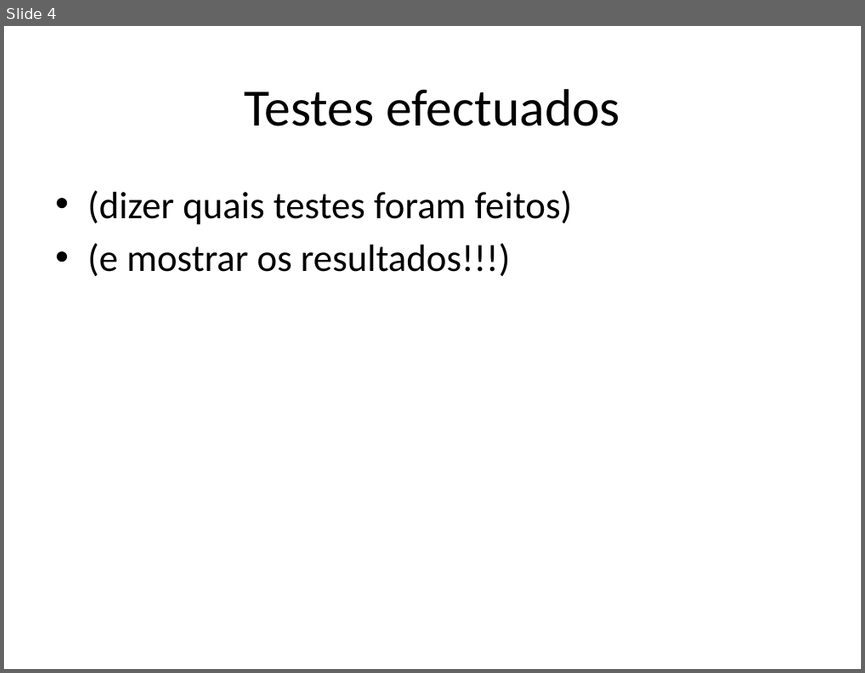
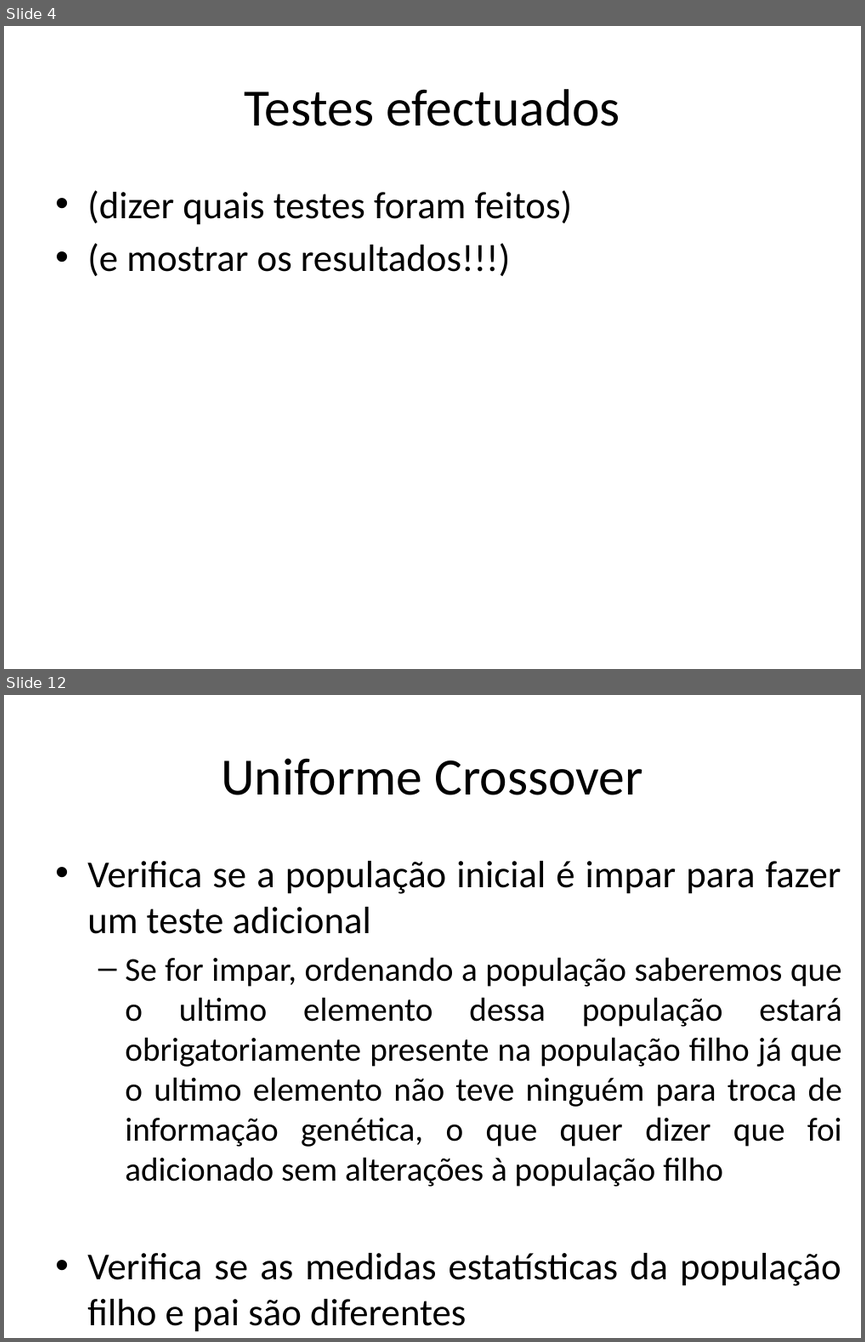
Before and after one commit to iptomar/genetic_11-12, a slide deck: ApresentacaoRelatorio_PSI_GeneticLAB.pptx. Shown one above the other, each under a label of ours: slide 4 before the commit, slides 4 and 12 after it; the slides between them are not shown. The pictures are 865x673 and 865x1342 pixels, drawn with LibreOffice and Linux fonts; fonts in the diff are those of the drawing. Boxes give left, top, right and bottom in pixels: in the first picture for what was removed or moved away, otherwise in the second. Text is boxed around its words. In the diff, an @@ line names an element or a change of style, - is before the commit and + after.

Commit message:
Alteração da Apresentação/Relatório: - Descrição dos testes efectuados
Ass: Pedro Isidoro, Aurélien Mota e Fábio Salvador.

```diff
--- a/ApresentacaoRelatorio_PSI_GeneticLAB.pptx
+++ b/ApresentacaoRelatorio_PSI_GeneticLAB.pptx
@@ slide 12 added at [4, 695, 861, 1338], background #FFFFFF @@
@@ title added at [221, 758, 643, 795], 44 pt, text #000000 @@
+Uniforme Crossover
@@ text added at [87, 861, 842, 1332], 28 pt, text #000000 @@
+• Verifica se a população inicial é impar para fazer um teste adicional
+  – Se for impar, ordenando a população saberemos que o ultimo elemento dessa população estará obrigatoriamente presente na população filho já que o ultimo elemento não teve ninguém para troca de informação genética, o que quer dizer que foi adicionado sem alterações à população filho
+• Verifica se as medidas estatísticas da população filho e pai são diferentes
```
Also in this commit, not shown: 1 slide changed, 15 other slides added.
